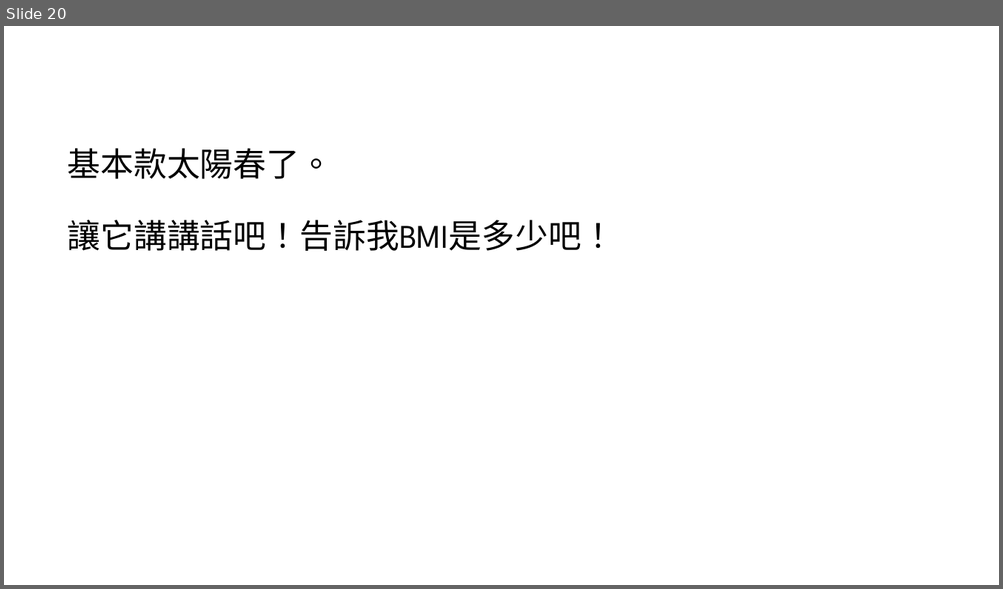
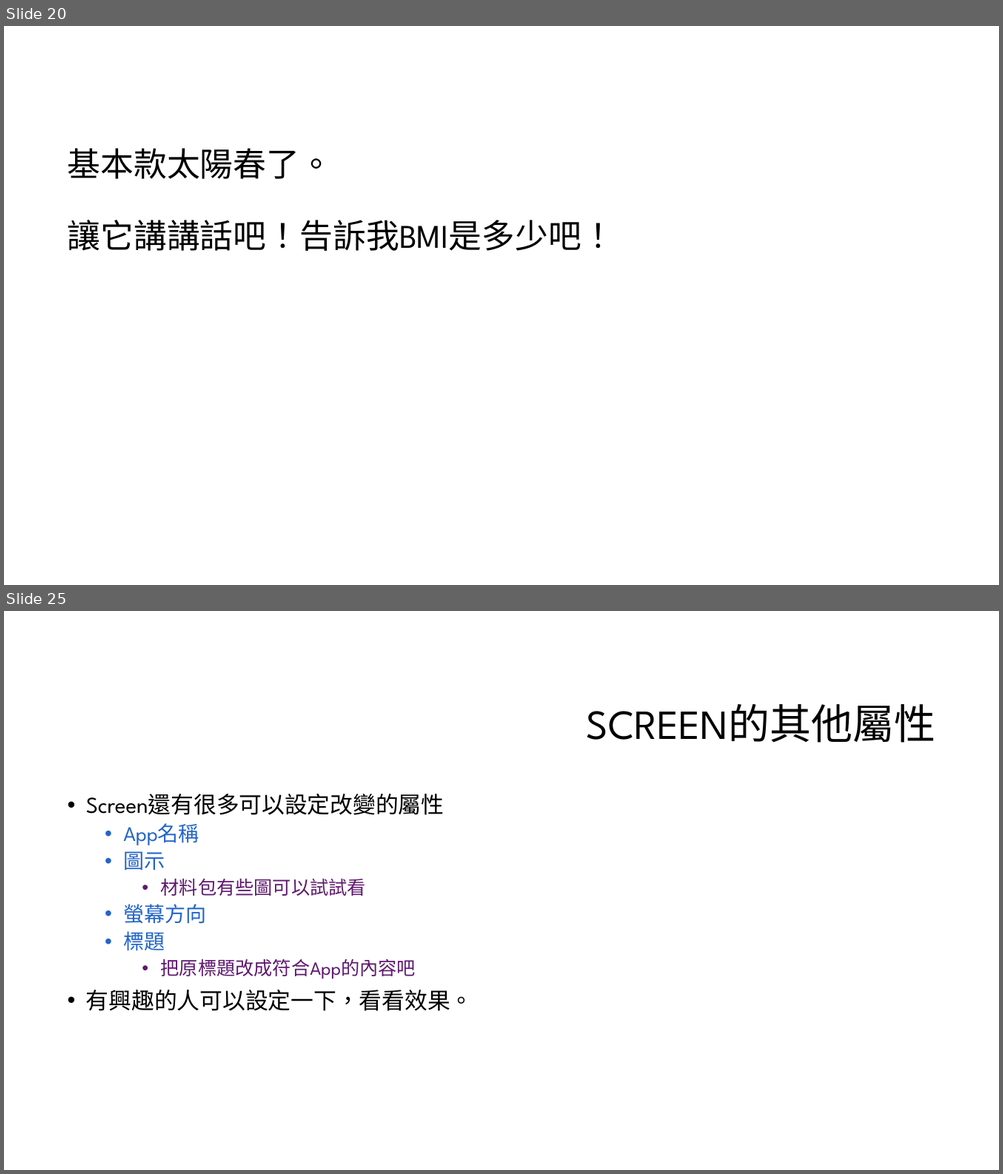
Before and after one commit to liulawsi/My_PPTs, a slide deck: CHING JIAN/AppInventor/03_你的BMI正常嗎.pptx. Shown one above the other, each under a label of ours: slide 20 before the commit, slides 20 and 25 after it; the slides between them are not shown. The pictures are 1003x589 and 1003x1174 pixels, drawn with LibreOffice and Linux fonts; fonts in the diff are those of the drawing; background and template pictures are left out. Boxes give left, top, right and bottom in pixels: in the first picture for what was removed or moved away, otherwise in the second. Text is boxed around its words. In the diff, an @@ line names an element or a change of style, - is before the commit and + after.

```diff
--- a/CHING JIAN/AppInventor/03_你的BMI正常嗎.pptx
+++ b/CHING JIAN/AppInventor/03_你的BMI正常嗎.pptx
@@ slide 25 added at (4,611,999,1170), background #FFFFFF @@
@@ title added at (586,704,935,743), 40 pt, text #000000 @@
+SCREEN的其他屬性
@@ text added at (86,794,473,1011), 22 pt, text #000000 @@
+• Screen還有很多可以設定改變的屬性
+  • App名稱
+  • 圖示
+    • 材料包有些圖可以試試看
+  • 螢幕方向
+  • 標題
+    • 把原標題改成符合App的內容吧
+• 有興趣的人可以設定一下，看看效果。
```
Also in this commit, not shown: 2 slides changed, 5 other slides added, 1 slide removed, 9 other files.
